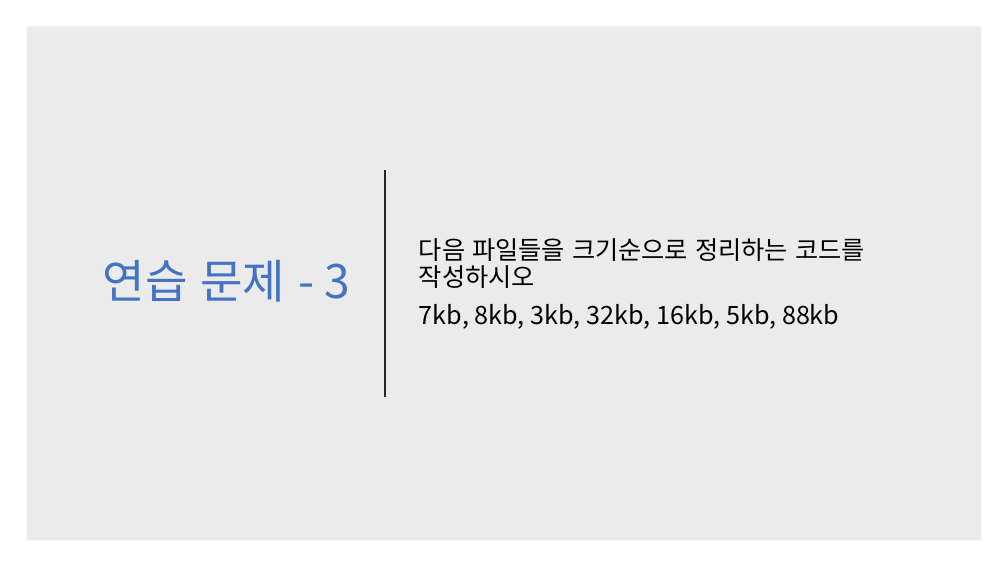
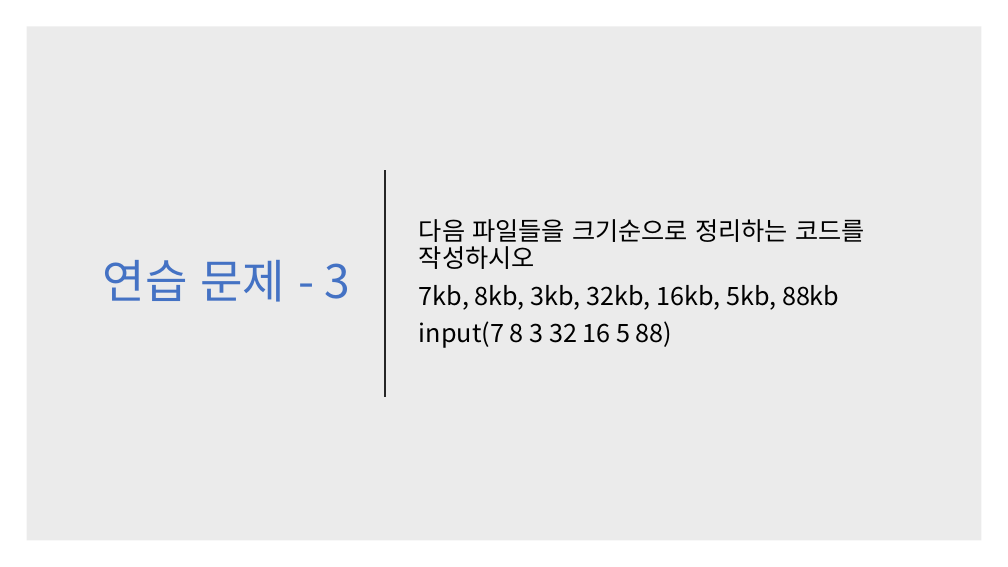
Before and after one commit to kjh99660/Study_powerpoint, a slide deck: slide 27 of c# 스터디 3주 차.pptx. Drawn at 1008x567 pixels with LibreOffice and Linux fonts; fonts in the diff are those of the drawing. Boxes give left, top, right and bottom in pixels: in the first picture for what was removed or moved away, otherwise in the second. Text is boxed around its words. In the diff, an @@ line names an element or a change of style, - is before the commit and + after.

```diff
--- a/c# 스터디 3주 차.pptx
+++ b/c# 스터디 3주 차.pptx
@@ text at (x1=419, y1=321, x2=673, y2=348): paragraph added @@
+input(7 8 3 32 16 5 88)
```
Also in this commit, not shown: 1 other slide changed, 1 slide added, 2 other files.
